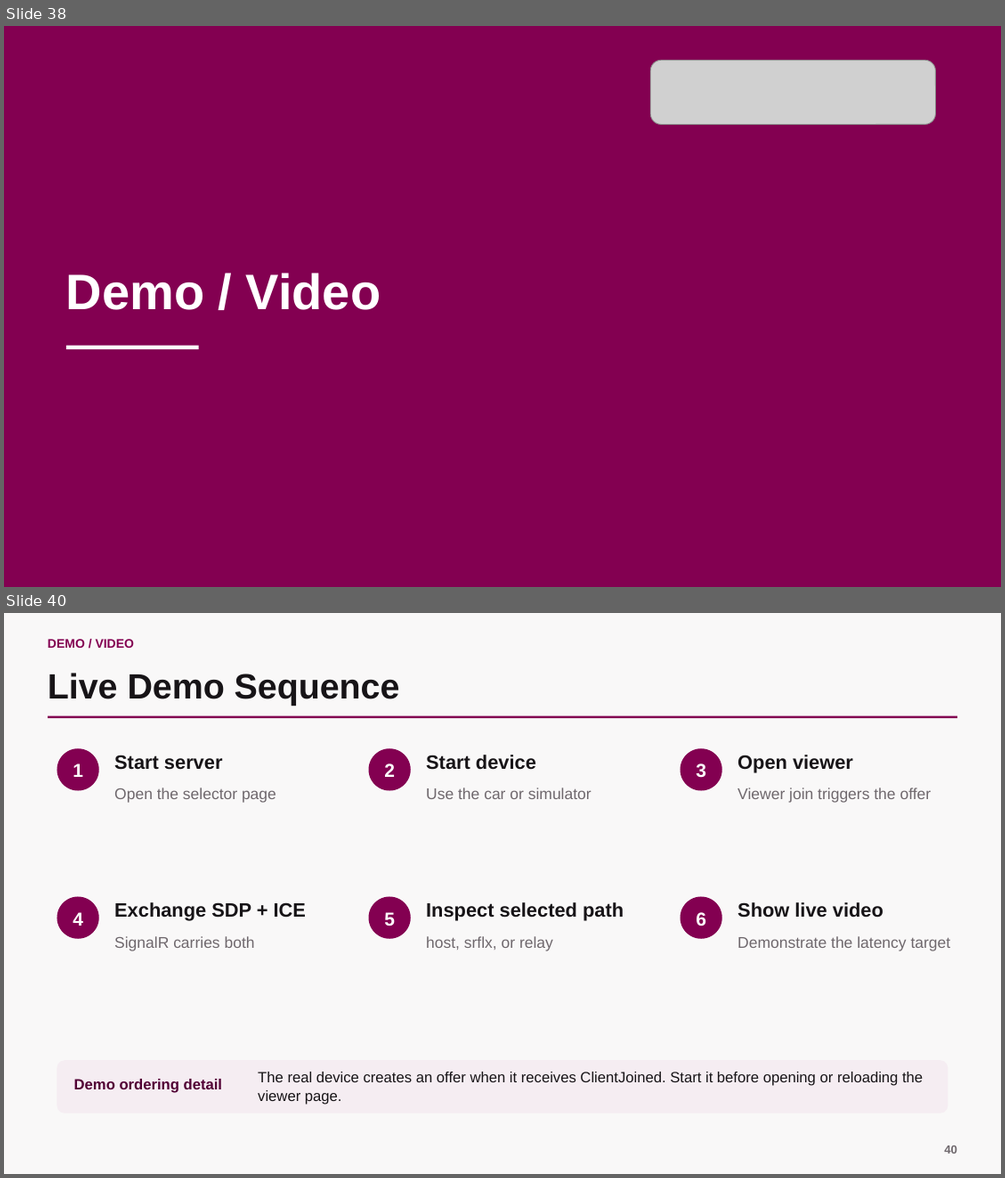
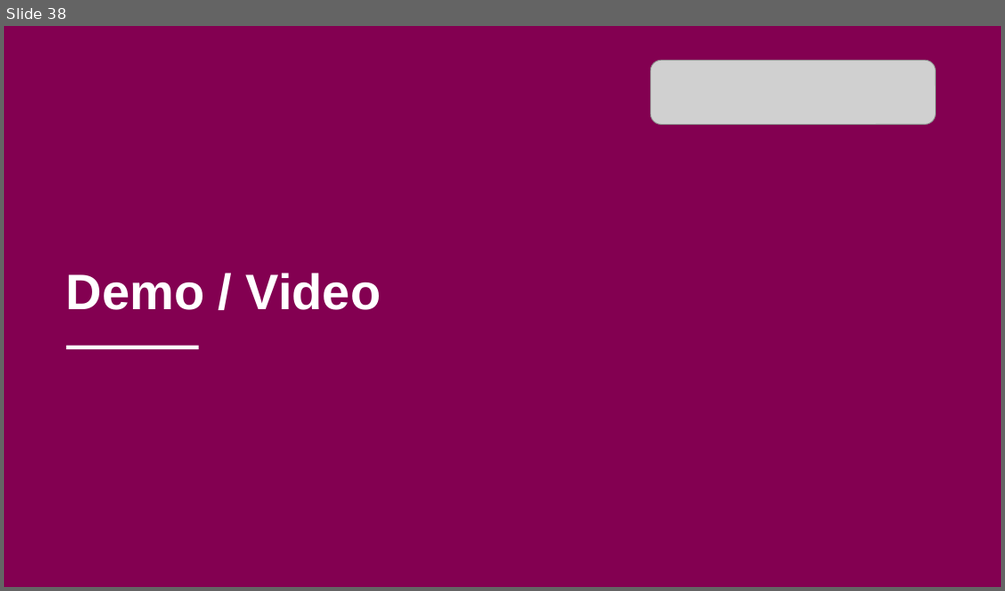
Before and after one commit to scarlet-radio-control/scarlet-radio-control, a slide deck: PRESENTATION.pptx. Shown one above the other, each under a label of ours: slides 38 and 40 before the commit, slide 38 after it; the slides between them are not shown. The pictures are 1005x1178 and 1005x591 pixels, drawn with LibreOffice and Linux fonts; fonts in the diff are those of the drawing; grey boxes stand for pictures. Boxes give left, top, right and bottom in pixels: in the first picture for what was removed or moved away, otherwise in the second. Text is boxed around its words. In the diff, an @@ line names an element or a change of style, - is before the commit and + after.

```diff
--- a/PRESENTATION.pptx
+++ b/PRESENTATION.pptx
@@ slide 40 removed at box(4, 613, 1001, 1174), background #F9F8F8 @@
@@ text removed at box(48, 639, 134, 648) @@
-DEMO / VIDEO
@@ text removed at box(48, 673, 400, 706) @@
-Live Demo Sequence
@@ rectangle removed at box(48, 716, 957, 718) @@
@@ rounded rectangle removed at box(57, 748, 99, 790) @@
-1
@@ text removed at box(114, 755, 223, 770) @@
-Start server
@@ rounded rectangle removed at box(369, 748, 411, 790) @@
-2
@@ text removed at box(426, 755, 536, 770) @@
-Start device
@@ rounded rectangle removed at box(680, 748, 722, 790) @@
-3
@@ text removed at box(737, 755, 853, 772) @@
-Open viewer
@@ text removed at box(114, 787, 276, 803) @@
-Open the selector page
@@ text removed at box(426, 787, 591, 799) @@
-Use the car or simulator
@@ text removed at box(737, 787, 931, 803) @@
-Viewer join triggers the offer
@@ rounded rectangle removed at box(57, 896, 99, 938) @@
-4
@@ text removed at box(114, 902, 306, 921) @@
-Exchange SDP + ICE
@@ rounded rectangle removed at box(369, 896, 411, 938) @@
-5
@@ text removed at box(426, 902, 623, 921) @@
-Inspect selected path
@@ rounded rectangle removed at box(680, 896, 722, 938) @@
-6
@@ text removed at box(737, 902, 883, 917) @@
-Show live video
@@ text removed at box(114, 936, 255, 951) @@
-SignalR carries both
@@ text removed at box(426, 936, 553, 951) @@
-host, srflx, or relay
@@ text removed at box(737, 936, 951, 951) @@
-Demonstrate the latency target
@@ rounded rectangle removed at box(57, 1060, 948, 1113) @@
@@ text removed at box(74, 1078, 222, 1093) @@
-Demo ordering detail
@@ text removed at box(258, 1071, 922, 1104) @@
-The real device creates an offer when it receives ClientJoined. Start it before opening or reloading the viewer page.
@@ text removed at box(944, 1145, 957, 1153) @@
-40
```
Also in this commit, not shown: 2 slides changed, 1 other slide removed.
